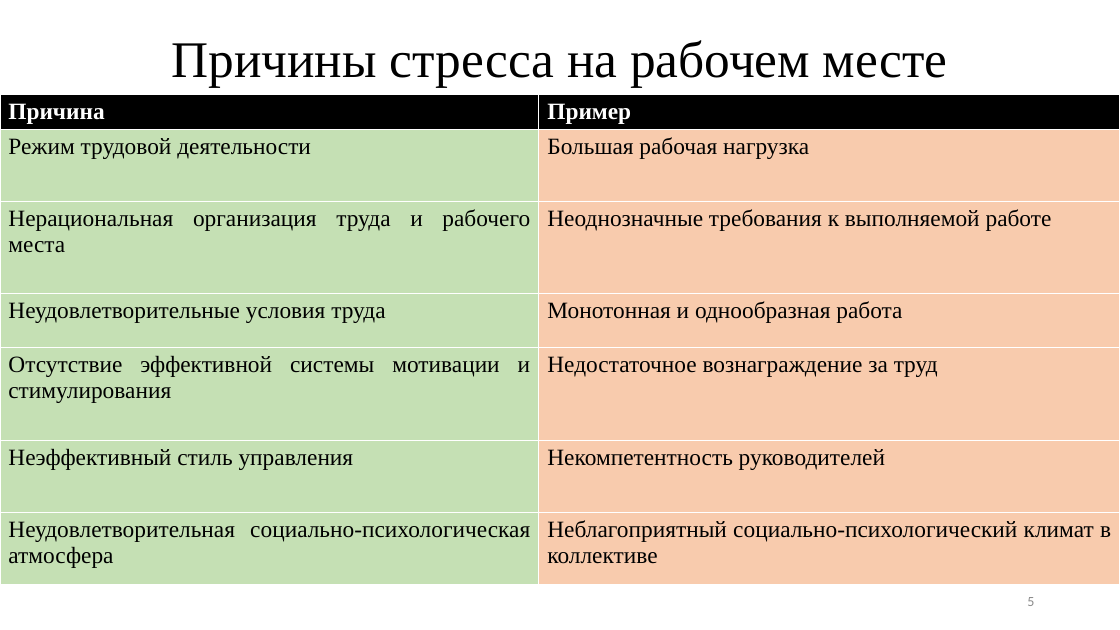
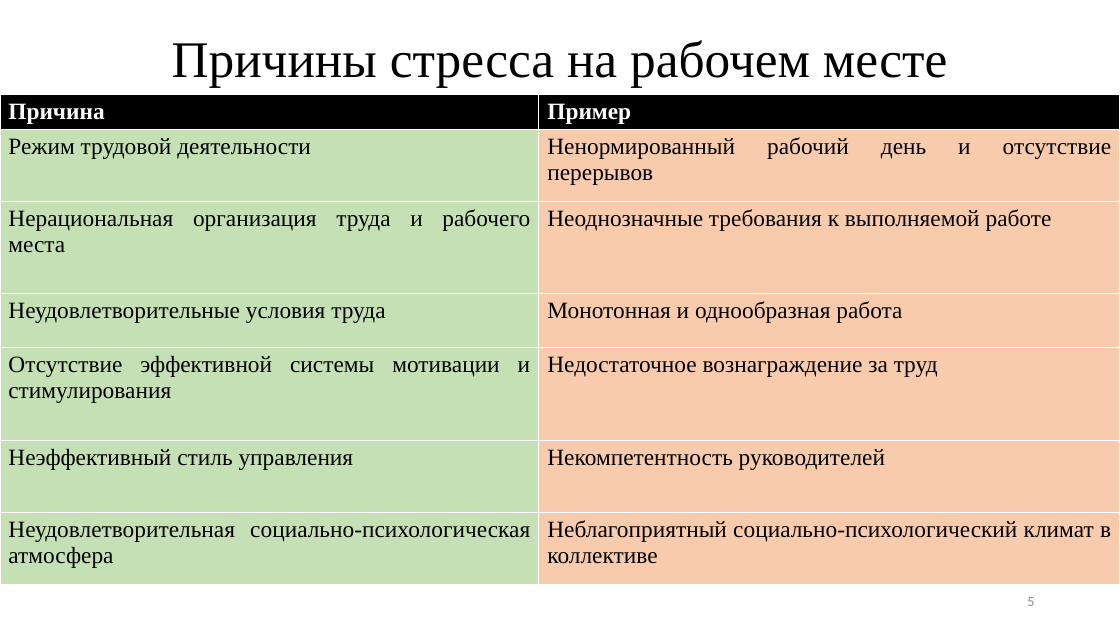
Before and after one commit to TheSawIsTheLaw/FatigueRecognitionSystem, a slide deck: slide 5 of Presentation/presentation.pptx. Drawn at 1120x630 pixels with LibreOffice and Linux fonts; fonts in the diff are those of the drawing. Boxes give left, top, right and bottom in pixels: in the first picture for what was removed or moved away, otherwise in the second. Text is boxed around its words. In the diff, an @@ line names an element or a change of style, - is before the commit and + after.

```diff
--- a/Presentation/presentation.pptx
+++ b/Presentation/presentation.pptx
@@ table at <box>0,95,1120,586</box> @@
-row 2, column 2: Большая рабочая нагрузка
+row 2, column 2: Ненормированный рабочий день и отсутствие перерывов
```
Also in this commit, not shown: 1 other file.
